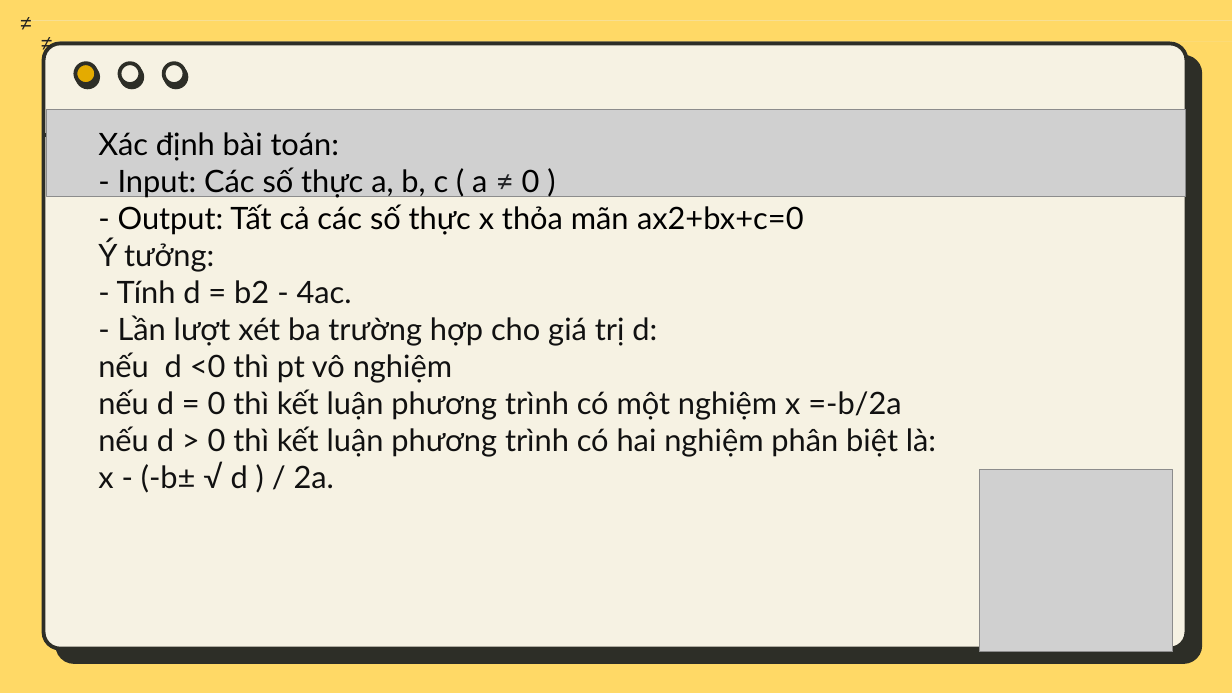
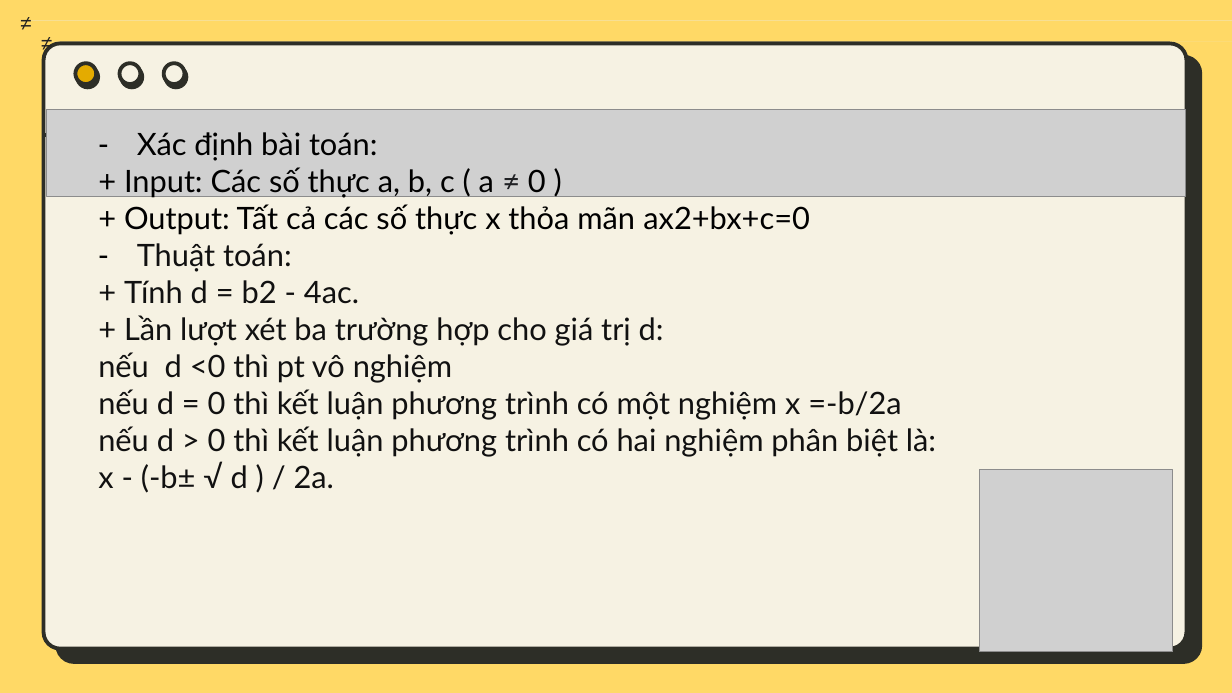
Before and after one commit to ngPhamNgocMinh10A2/Lop-10A02-Nhom-, a slide deck: slide 13 of bai4tin.pptx (slide 12 before the commit). Drawn at 1232x693 pixels with LibreOffice and Linux fonts; fonts in the diff are those of the drawing; grey boxes stand for pictures; background and template pictures are left out. Boxes give left, top, right and bottom in pixels: in the first picture for what was removed or moved away, otherwise in the second. Text is boxed around its words. In the diff, an @@ line names an element or a change of style, - is before the commit and + after.

```diff
--- a/bai4tin.pptx
+++ b/bai4tin.pptx
@@ text at (137, 132, 378, 161): bullet none to - @@
@@ text at (98, 167, 936, 493): text changed @@
-- Input: Các số thực a, b, c ( a ≠ 0 )
-- Output: Tất cả các số thực x thỏa mãn ax2+bx+c=0
-Ý tưởng:
-- Tính d = b2 - 4ac.
-- Lần lượt xét ba trường hợp cho giá trị d:
-nếu d <0 thì pt vô nghiệm
-nếu d = 0 thì kết luận phương trình có một nghiệm x =-b/2a
-nếu d > 0 thì kết luận phương trình có hai nghiệm phân biệt là:
-x - (-b± √ d ) / 2a.
++ Input: Các số thực a, b, c ( a ≠ 0 )
++ Output: Tất cả các số thực x thỏa mãn ax2+bx+c=0
+– Thuật toán:
++ Tính d = b2 - 4ac.
++ Lần lượt xét ba trường hợp cho giá trị d:
+nếu d <0 thì pt vô nghiệm
+nếu d = 0 thì kết luận phương trình có một nghiệm x =-b/2a
+nếu d > 0 thì kết luận phương trình có hai nghiệm phân biệt là:
+x - (-b± √ d ) / 2a.
```
Also in this commit, not shown: 8 other slides changed, 5 slides added.
